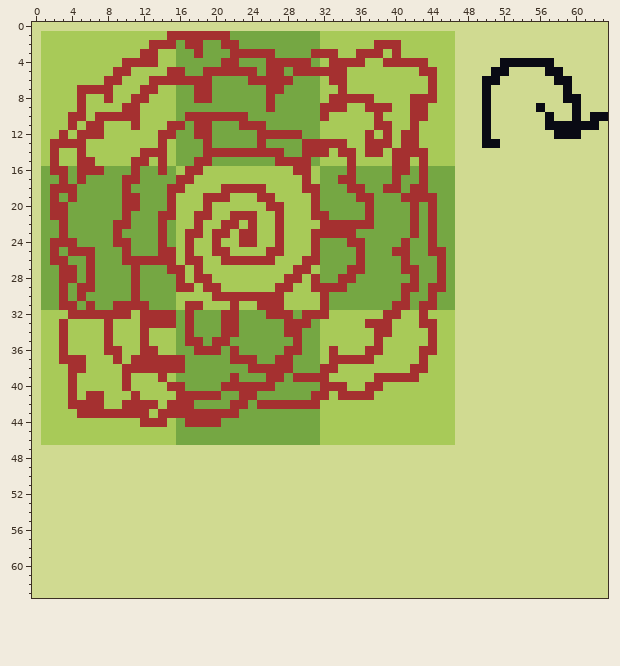
A pixel-art file gets an edit: Assets/Artwork/Aseprite/Puzzle4.aseprite. Above: the version before the commit.
64x64 pixels, 1 frame.
Once edited:
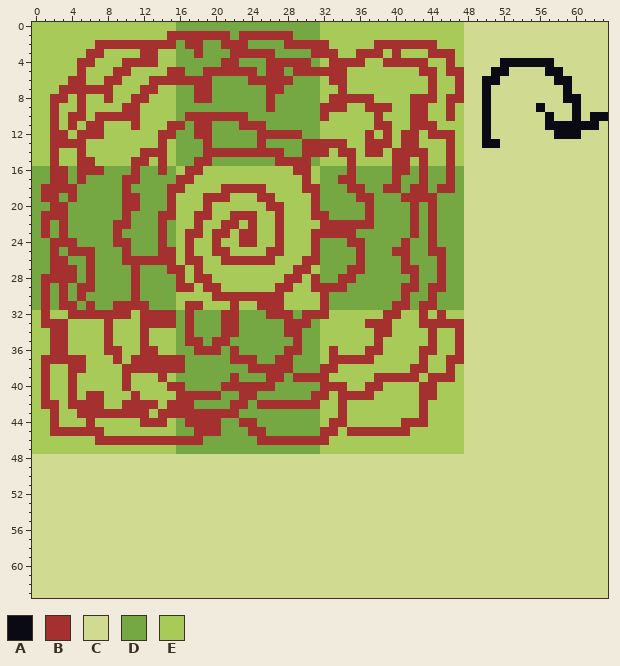
Palette (. is transparent): A #090a14  B #a53030  C #d0da91  D #75a743  E #a8ca58
The commit says: (Chore): Finished Puzzle4. Missing reward
Changes in this commit:
Colour B replaces colour C in rows 5 to 8 at x 47; in rows 33 to 37 at x 47.
Colour B replaces colour D in row 1 at x 23 to 28; in row 2 at x 23 and 28 to 31; in row 16 at x 46; in row 17 at x 2 and 46; in row 18 at x 1 and 45 to 46; in row 19 at x 1.
Colour B replaces colour D in rows 21 to 23 at x 1; in row 27 at x 2; in row 28 at x 1 to 2; in rows 29 to 31 at x 1; in row 44 at x 23 to 24; in row 45 at x 18 to 20 and 24 to 25.
Colour B replaces colour D in row 46 at x 16 to 18 and 25 to 31.
Colour B replaces colour E in row 2 at x 7 to 12, 32 and 41 to 44; in row 3 at x 6 to 7 and 44 to 46; in row 4 at x 5 to 6 and 46; in row 5 at x 5 and 46; in row 6 at x 4 to 5; in row 7 at x 3 to 4.
Colour B replaces colour E in row 8 at x 2 to 3 and 46; in rows 9 to 10 at x 2 and 46; in row 11 at x 2 and 43 to 44; in row 12 at x 2 and 44 to 46; in rows 13 to 15 at x 46; in row 32 at x 1 and 45.
Colour B replaces colour E in row 33 at x 1 to 2 and 45 to 46; in rows 34 to 36 at x 2; in row 37 at x 1 to 2 and 46; in row 38 at x 1 and 46; in row 39 at x 1 and 44 to 46; in rows 40 to 41 at x 1 and 43 to 44.
Colour B replaces colour E in row 42 at x 1 to 2, 34 and 43; in row 43 at x 2, 34 and 43; in row 44 at x 2, 6, 33 to 34 and 41 to 43; in row 45 at x 2 to 7, 32 to 33 and 35 to 41; in row 46 at x 7 to 15 and 32.
Colour D replaces colour C in row 0 at x 16 to 31; in rows 16 to 31 at x 0 and 47; in row 47 at x 16 to 31.
Colour E replaces colour C in row 0 at x 0 to 15 and 32 to 47; in rows 1 to 4 at x 0 and 47; in rows 5 to 8 at x 0; in rows 9 to 15 at x 0 and 47; in row 32 at x 0 and 47; in rows 33 to 37 at x 0.
Colour E replaces colour C in rows 38 to 46 at x 0 and 47; in row 47 at x 0 to 15 and 32 to 47.
